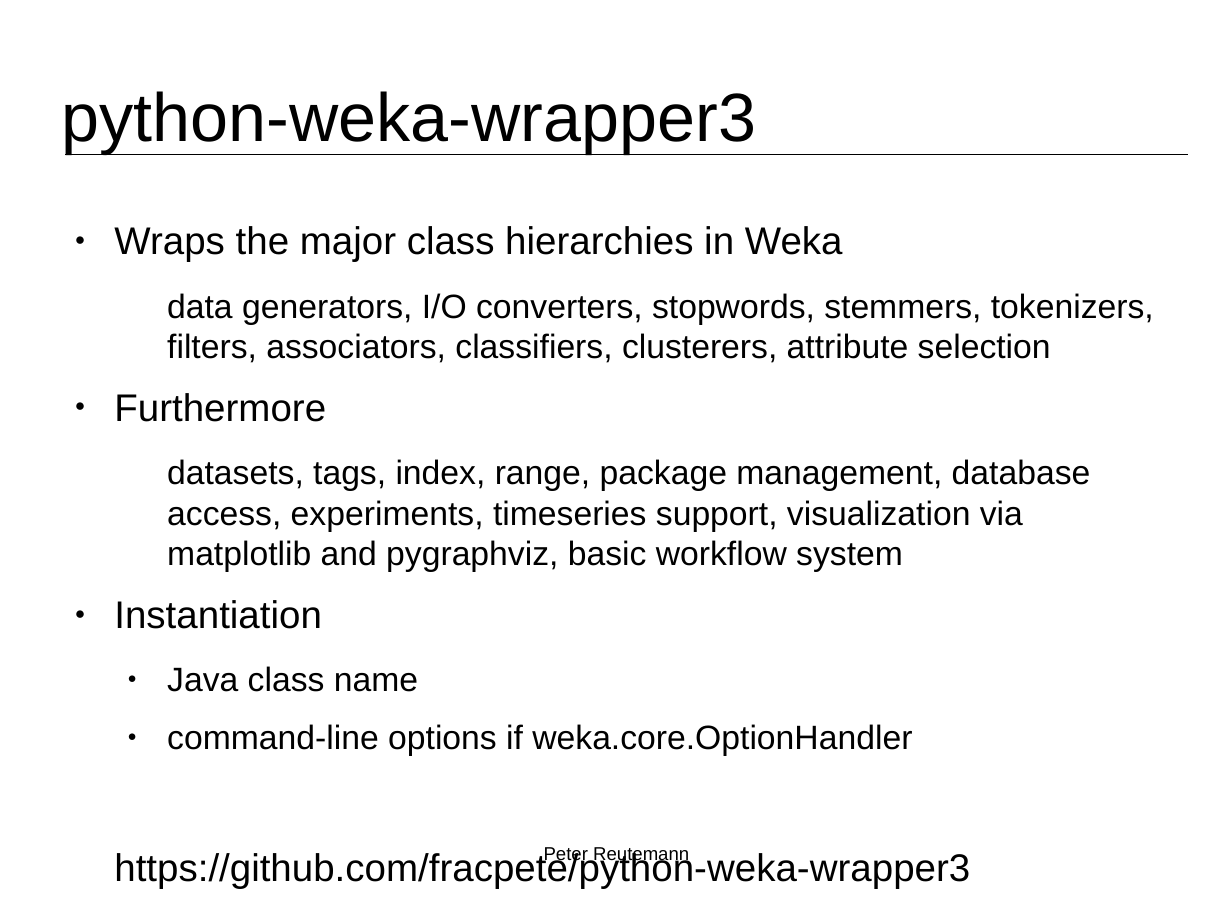
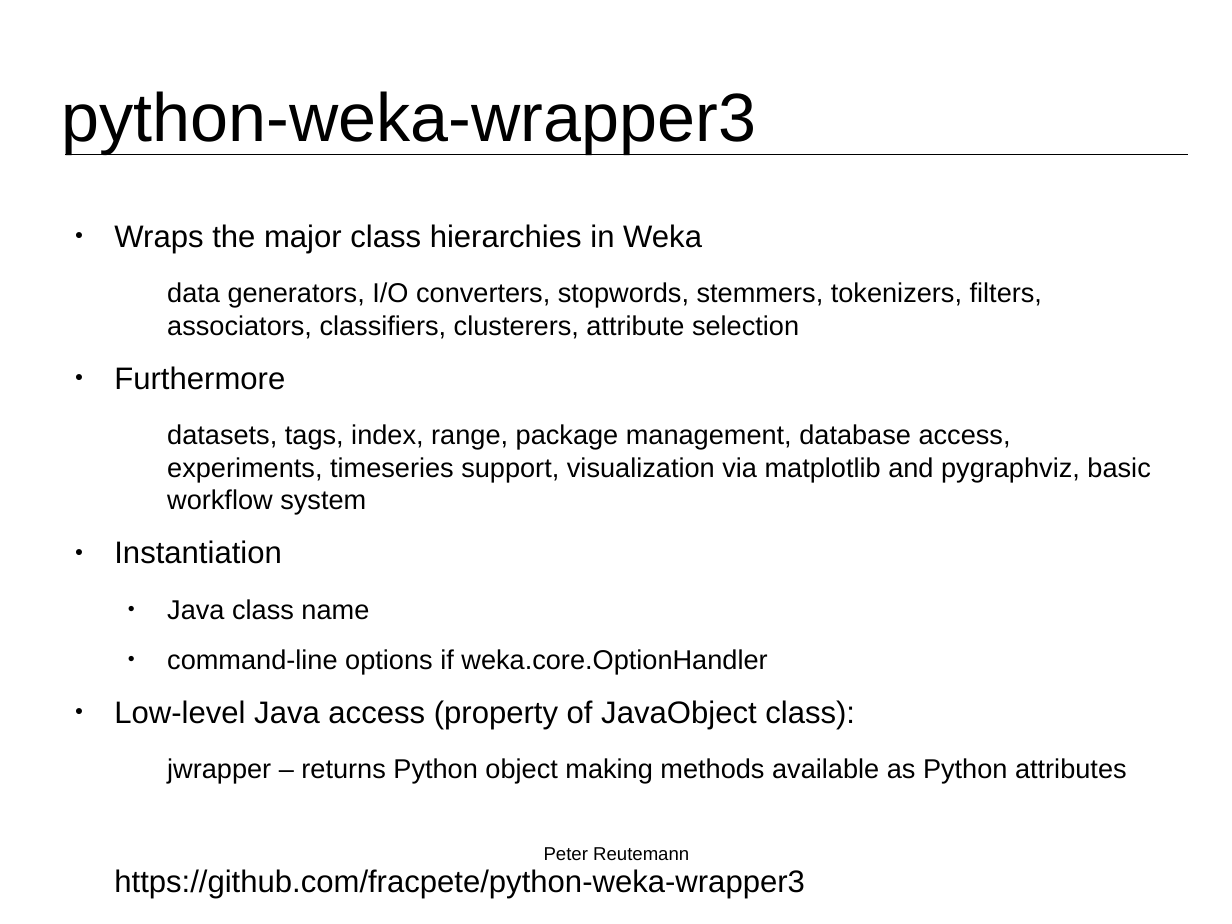
Before and after one commit to fracpete/weka-user-conference-2021, a slide deck: slide 7 of scripting/scripting.odp. Drawn at 1232x924 pixels with LibreOffice and Linux fonts; fonts in the diff are those of the drawing; background and template pictures are left out. Boxes give left, top, right and bottom in pixels: in the first picture for what was removed or moved away, otherwise in the second. Text is boxed around its words. In the diff, an @@ line names an element or a change of style, - is before the commit and + after.

```diff
--- a/scripting/scripting.odp
+++ b/scripting/scripting.odp
@@ text at box(114, 224, 1150, 674): size 24.8 to 20 pt in "Wraps the major class hierarchies in Weka", "Furthermore", "Instantiation", "https://github.com/fracpete/python-weka-wrapper3"; size 21.7 to 17.5 pt in "data generators, I/O converters, stopwords, stemmers, tokeni ...", "datasets, tags, index, range, package management, database ...", "Java class name", "command-line options if weka.core.OptionHandler" @@
@@ text at box(114, 700, 1127, 783): paragraphs added @@
+● Low-level Java access (property of JavaObject class):
+  jwrapper – returns Python object making methods available as Python attributes
```
Also in this commit, not shown: 2 other slides changed, 1 other file.
